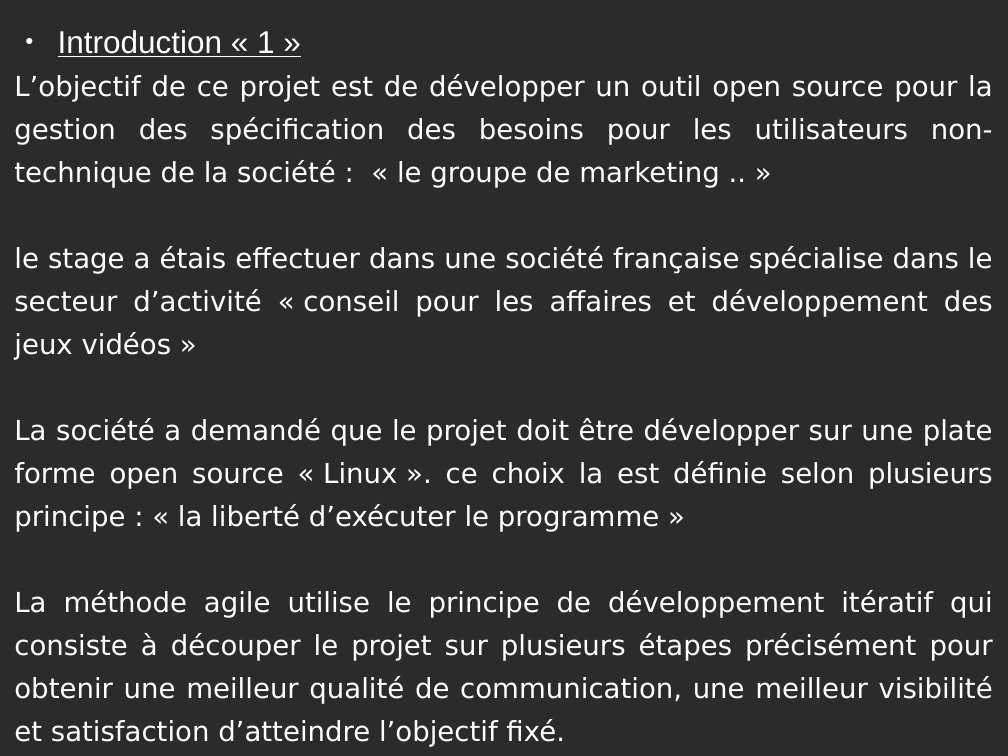
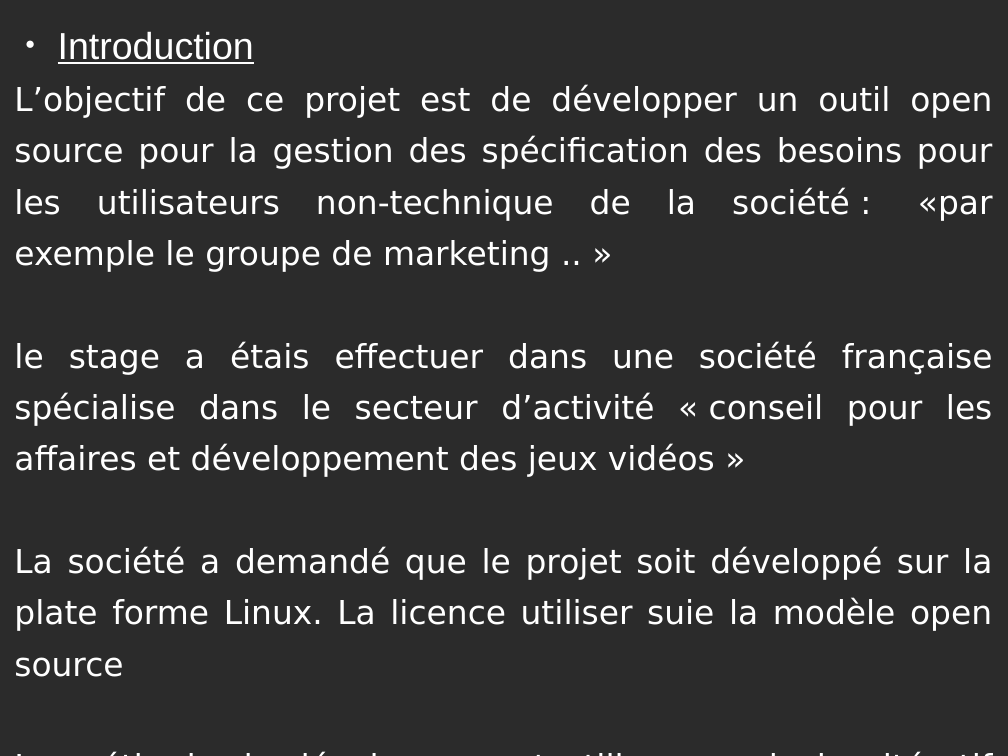
Before and after one commit to amine95bz/PFE, a slide deck: slide 3 of speech.odp. Drawn at 1008x756 pixels with LibreOffice and Linux fonts; fonts in the diff are those of the drawing; background and template pictures are left out; a plain dark background stands for a picture behind light text. Boxes give left, top, right and bottom in pixels: in the first picture for what was removed or moved away, otherwise in the second. Text is boxed around its words. In the diff, an @@ line names an element or a change of style, - is before the commit and + after.

```diff
--- a/speech.odp
+++ b/speech.odp
@@ text at (x1=14, y1=31, x2=993, y2=272): text changed; size 21.7 to 25.9 pt @@
-● Introduction « 1 »
-L’objectif de ce projet est de développer un outil open source pour la gestion des spécification des besoins pour les utilisateurs non-technique de la société : « le groupe de marketing .. »
+● Introduction
+L’objectif de ce projet est de développer un outil open source pour la gestion des spécification des besoins pour les utilisateurs non-technique de la société : «par exemple le groupe de marketing .. »
@@ text at (x1=14, y1=341, x2=993, y2=477): size 21.7 to 25.9 pt in "le stage a étais effectuer dans une ..." @@
@@ text at (x1=14, y1=546, x2=992, y2=677): text changed; size 21.7 to 25.9 pt @@
-La société a demandé que le projet doit être développer sur une plate forme open source « Linux ». ce choix la est définie selon plusieurs principe : « la liberté d’exécuter le programme »
-La méthode agile utilise le principe de développement itératif qui consiste à découper le projet sur plusieurs étapes précisément pour obtenir une meilleur qualité de communication, une meilleur visibilité et satisfaction d’atteindre l’objectif fixé.
+La société a demandé que le projet soit développé sur la plate forme Linux. La licence utiliser suie la modèle open source
+La méthode de développement utilise un principe itératif pour obtenir une meilleur qualité de communication et une meilleur visibilité.
```
Also in this commit, not shown: 5 other slides changed, 1 other file.
